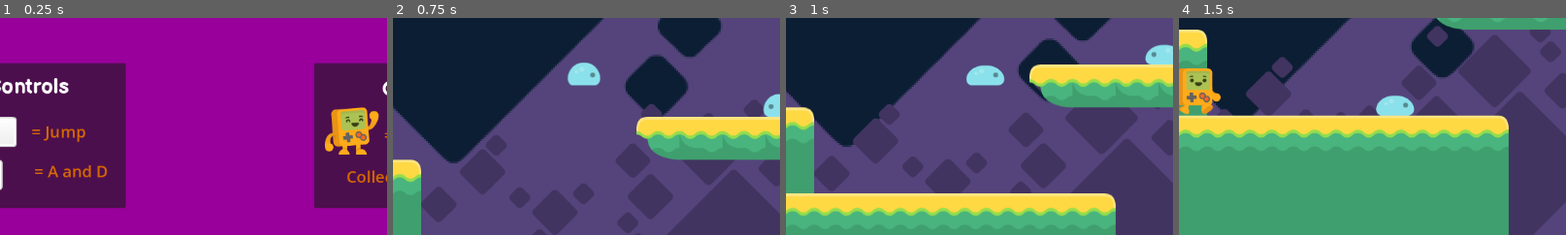
Above: before the commit, frames 1-4 (left to right).
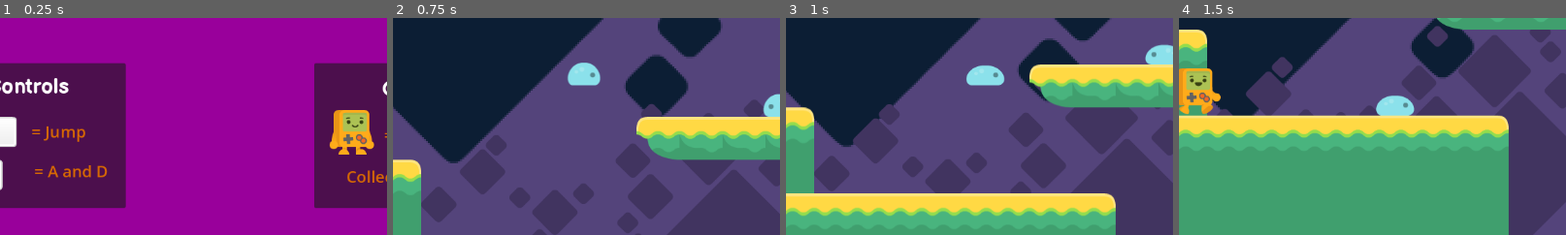
Above: after the commit, the same moments.

Repository: amazing79/platfomr_game_tutorial_with_godot
Game: Godot game, scene res://assets/scenes/GameScreens/main_screen.tscn
Two runs of this game, one before a commit and one after it. Both use one fixed random seed, a clock stepped at 60 frames per second and the inputs below.
Inputs:
- Up to frame 1 (0.25 s): no input
- Up to frame 2 (0.75 s): click "Play!" at 0.5 s
- Up to frame 3 (1 s): no input
- Up to frame 4 (1.5 s): hold D (right) from 1.28 s (still down)
The pictures show only the part of the screen within x 21-71%, y 50-100%; the shares and areas given below are measured in that part.

The runs differ from the first frame. In frame 1, 1.2% of the frame differs, in the area x 83-98%, y 41-63%; in frame 2, nothing differs; in frame 3, nothing differs; in frame 4, nothing differs.

Commit message:
Part 15 completed!

Diff:
--- a/assets/scenes/GameScreens/main_screen.tscn
+++ b/assets/scenes/GameScreens/main_screen.tscn
@@ -6,7 +6,7 @@
 [ext_resource type="Texture2D" uid="uid://ch5pa4nkub1kh" path="res://assets/HUD/grey_button13.png" id="4_sh7xu"]
 [ext_resource type="Texture2D" uid="uid://b43c7jf1vbm3n" path="res://assets/HUD/arrow-UP.png" id="5_malbg"]
 [ext_resource type="FontFile" uid="uid://duadsxbxdrojq" path="res://assets/fonts/BalsamiqSans-Bold.ttf" id="6_ex7xl"]
-[ext_resource type="Texture2D" uid="uid://br1biunb3x1p6" path="res://assets/sprites/player/platformChar_happy.png" id="7_d4in7"]
+[ext_resource type="Texture2D" uid="uid://5sprdtfdjpxb" path="res://assets/sprites/player/platformChar_idle.png" id="7_d4in7"]
 [ext_resource type="Texture2D" uid="uid://yeolksjgt0jf" path="res://assets/sprites/enemies/slimeBlue.png" id="8_4bfbu"]
 [ext_resource type="Texture2D" uid="uid://dtu462ayn1sqa" path="res://assets/sprites/coin/gold_1.png" id="9_1mblp"]
 
--- /dev/null
+++ b/assets/scenes/GameScreens/result_game.tscn
@@ -0,0 +1,70 @@
+[gd_scene load_steps=6 format=3 uid="uid://dr3juwr5ntl7v"]
+
+[ext_resource type="Script" uid="uid://doe40dsnl14h5" path="res://result_game.gd" id="1_frdl5"]
+[ext_resource type="FontFile" uid="uid://dq1rb71m6ffbt" path="res://assets/fonts/Sniglet-Regular.ttf" id="2_qgh5t"]
+[ext_resource type="Texture2D" uid="uid://br1biunb3x1p6" path="res://assets/sprites/player/platformChar_happy.png" id="3_abjyr"]
+[ext_resource type="Texture2D" uid="uid://ckwl3se8qfl0o" path="res://assets/sprites/player/platformChar_duck.png" id="4_vpnq4"]
+
+[sub_resource type="LabelSettings" id="LabelSettings_abjyr"]
+font_size = 52
+font_color = Color(0.10547959, 0.73083454, 0.61382353, 1)
+
+[node name="ResultGame" type="Control"]
+layout_mode = 3
+anchors_preset = 15
+anchor_right = 1.0
+anchor_bottom = 1.0
+grow_horizontal = 2
+grow_vertical = 2
+script = ExtResource("1_frdl5")
+
+[node name="ColorRect" type="ColorRect" parent="."]
+layout_mode = 0
+offset_right = 1156.0
+offset_bottom = 652.0
+color = Color(0.062282845, 0.18256822, 0.24050891, 1)
+
+[node name="Label" type="Label" parent="."]
+layout_mode = 0
+offset_left = 349.0
+offset_top = 290.0
+offset_right = 819.0
+offset_bottom = 437.0
+text = "Congratulations! you win the game!"
+label_settings = SubResource("LabelSettings_abjyr")
+horizontal_alignment = 1
+vertical_alignment = 1
+autowrap_mode = 3
+
+[node name="Button" type="Button" parent="."]
+layout_mode = 0
+offset_left = 390.0
+offset_top = 463.0
+offset_right = 788.0
+offset_bottom = 531.0
+theme_override_colors/font_hover_color = Color(0.10547959, 0.73083454, 0.61382353, 1)
+theme_override_fonts/font = ExtResource("2_qgh5t")
+theme_override_font_sizes/font_size = 48
+toggle_mode = true
+action_mode = 0
+text = "Go to main Screen"
+flat = true
+
+[node name="WinIcon" type="TextureRect" parent="."]
+layout_mode = 0
+offset_left = 504.0
+offset_top = 102.0
+offset_right = 686.0
+offset_bottom = 277.0
+texture = ExtResource("3_abjyr")
+
+[node name="LosseIcon" type="TextureRect" parent="."]
+visible = false
+layout_mode = 0
+offset_left = 487.0
+offset_top = 107.0
+offset_right = 664.0
+offset_bottom = 275.0
+texture = ExtResource("4_vpnq4")
+
+[connection signal="pressed" from="Button" to="." method="_on_button_pressed"]
--- a/assets/scenes/entities/enemies/enemy.gd
+++ b/assets/scenes/entities/enemies/enemy.gd
@@ -39,7 +39,7 @@
 	body.rebound()
 
 func _on_remove_timer_timeout() -> void:
-	queue_free()
+	call_deferred("queue_free")
 
 
 func _on_hurt_checker_body_entered(body: Node2D) -> void:
--- a/assets/scenes/entities/player/steve.gd
+++ b/assets/scenes/entities/player/steve.gd
@@ -96,6 +96,8 @@
 	Input.action_release("left")
 	Input.action_release("right")
 	Globals.remove_lives()
+	if not Globals.winGame:
+		call_deferred("queue_free")
 
 
 func _on_timer_timeout() -> void:
--- a/assets/scenes/globals/globals.gd
+++ b/assets/scenes/globals/globals.gd
@@ -3,19 +3,23 @@
 const TOTAL_COINS : int = 4
 var coins = 0
 var lives = 3
+var winGame : bool = true
+var result_scene: PackedScene = load("res://assets/scenes/GameScreens/result_game.tscn")
 
 # Called when the node enters the scene tree for the first time.
 func add_coins() -> void:
 	coins += 1
 	if coins == TOTAL_COINS:
-		restart_game()
+		winGame = true
+		end_game()
 
 func remove_lives() -> void:
 	lives -= 1
 	if lives <= 0:
-		restart_game()
+		winGame = false
+		end_game()
 
-func restart_game() -> void:
+func end_game() -> void:
 	coins = 0
 	lives = 3
-	get_tree().change_scene_to_file("res://assets/scenes/GameScreens/main_screen.tscn")
+	get_tree().change_scene_to_packed(result_scene)
--- /dev/null
+++ b/result_game.gd
@@ -0,0 +1,14 @@
+extends Control
+
+# Called when the node enters the scene tree for the first time.
+func _ready() -> void:
+	var text :String = "Congratulations! you win the game!"
+	if not Globals.winGame:
+		text = "Oh no, you lose! you are pathetic!"
+		$LosseIcon.visible = true
+		$WinIcon.visible = false
+	$Label.text = text
+
+
+func _on_button_pressed() -> void:
+	get_tree().change_scene_to_file("res://assets/scenes/GameScreens/main_screen.tscn")
Not shown, added: result_game.gd.uid
